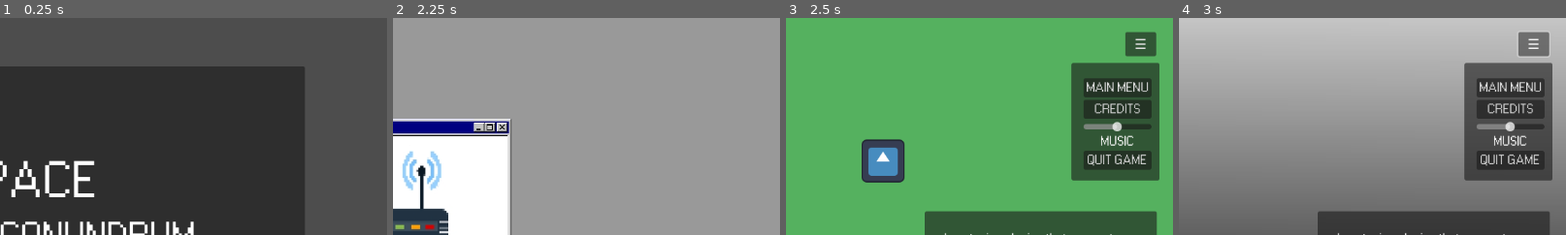
Above: before the commit, frames 1-4 (left to right).
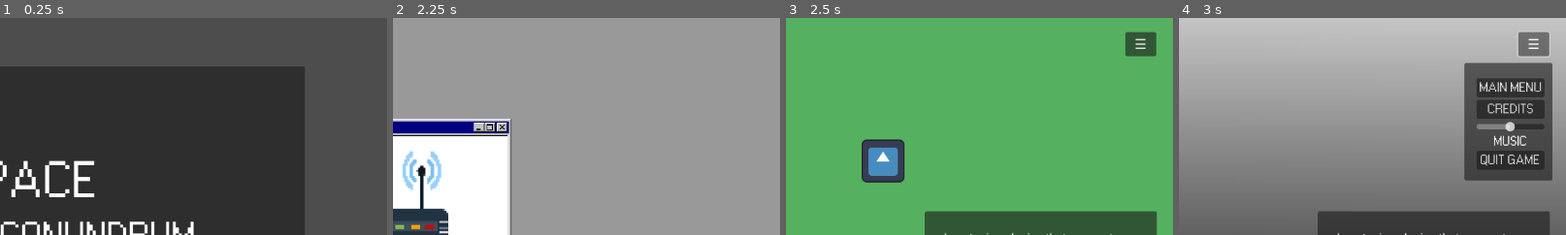
Above: after the commit, the same moments.

Repository: BcubeStudios/Netspace-Game
Game: Godot game, scene res://screens/opening.tscn
The game is run twice, just before and just after one commit, with the same random seed, the same clock (stepped at 60 frames per second) and the same inputs. The engine's default icon, where the game draws it, is replaced by a stand-in: a white triangle on a blue panel in a dark square.
Inputs (mouse positions are % of the whole screen's width and height, from its top left):
- Up to frame 1 (0.25 s): no input
- Up to frame 2 (2.25 s): click "START GAME" at 0.5 s; move the mouse to (72, 45) at 1.27 s; click (72, 45) at 1.42 s; tap Enter at 2 s; move the mouse to (30, 55) at 2.02 s; click (30, 55) at 2.17 s
- Up to frame 3 (2.5 s): no input
- Up to frame 4 (3 s): click "☰" at 2.75 s
The pictures show only the part of the screen within x 50-100%, y 0-50%; the shares and areas given below are measured in that part.

Frames 1-2 are identical in both runs. In frame 3, 12% of the frame differs, in the area x 73-97%, y 20-75%; in frame 4, nothing differs.

Commit message:
small fix

Diff:
--- a/GodotWorkspace/project.godot
+++ b/GodotWorkspace/project.godot
@@ -10,7 +10,7 @@
 
 [application]
 
-config/name="laptop code"
+config/name="Se-2024-code"
 run/main_scene="res://screens/opening.tscn"
 config/features=PackedStringArray("4.2", "GL Compatibility")
 config/icon="res://icon.svg"
--- a/GodotWorkspace/screens/demo_level.tscn
+++ b/GodotWorkspace/screens/demo_level.tscn
@@ -2,7 +2,7 @@
 
 [ext_resource type="Script" path="res://scripts/demo_level.gd" id="1_j08t0"]
 [ext_resource type="PackedScene" uid="uid://c6fth4mtmu8c0" path="res://screens/settings_menu.tscn" id="2_1ps50"]
-[ext_resource type="PackedScene" uid="uid://ctx4wos4jkx7e" path="res://screens/Director.tscn" id="2_pm2eq"]
+[ext_resource type="PackedScene" uid="uid://ctx4wos4jkx7e" path="res://screens/director.tscn" id="2_pm2eq"]
 [ext_resource type="Theme" uid="uid://dupann3qkyje3" path="res://themes/pixel_98.tres" id="2_rkssa"]
 [ext_resource type="AudioStream" uid="uid://bar8iv8kegwxm" path="res://music/Free Game Soundtrack by chiphead64 - (hurry up).ogg" id="3_ruto6"]
 
@@ -54,6 +54,7 @@
 text = "☰"
 
 [node name="settingPanel" type="Panel" parent="HUD"]
+visible = false
 layout_mode = 0
 offset_left = 1001.0
 offset_top = 67.0
--- a/GodotWorkspace/scripts/Edge.gd
+++ b/GodotWorkspace/scripts/Edge.gd
@@ -15,6 +15,7 @@
 	self.point1 = point1
 	self.point2 = point2
 	colour = Color(255, 255, 255)
+	print("succsess edge!")
 
 func color_change():
 	pass
